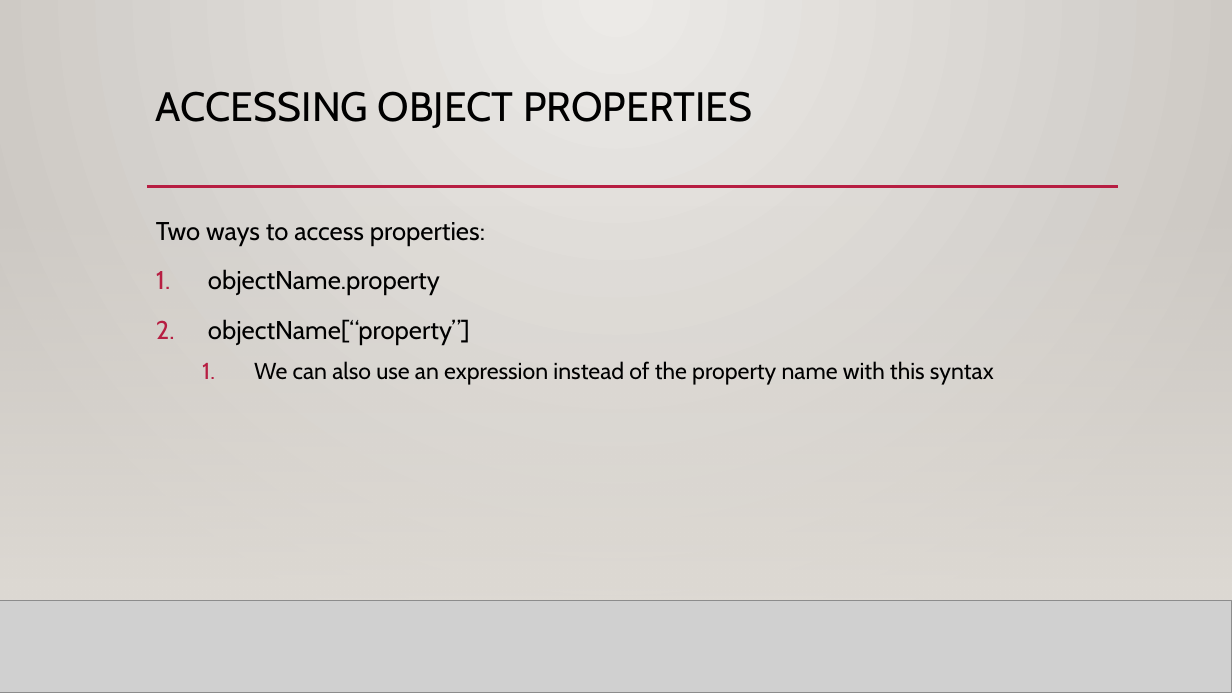
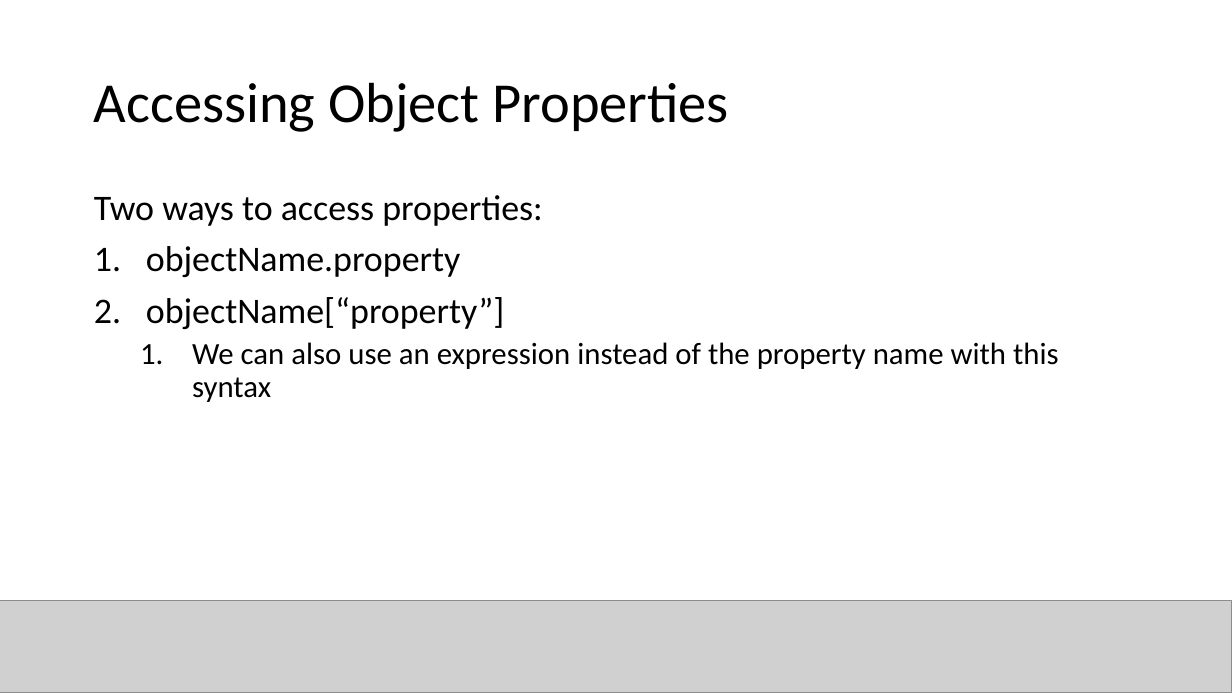
Before and after one commit to YWCANWIL-TechLab/Module11-Objects, a slide deck: slide 14 of slides/Module 11 - Objects.pptx. Drawn at 1232x693 pixels with LibreOffice and Linux fonts; fonts in the diff are those of the drawing; grey boxes stand for pictures; background and template pictures are left out. Boxes give left, top, right and bottom in pixels: in the first picture for what was removed or moved away, otherwise in the second. Text is boxed around its words. In the diff, an @@ line names an element or a change of style, - is before the commit and + after.

```diff
--- a/slides/Module 11 - Objects.pptx
+++ b/slides/Module 11 - Objects.pptx
@@ background gradient #ECEAE7 to #CAC7C1 to #FFFFFF @@
@@ title "Accessing Object Properties" at (94,82,729,132): vertical alignment top to middle @@
@@ title at (94,82,729,132): text changed; size 32 to 44 pt; font Cabin to Calibri @@
-ACCESSING OBJECT PROPERTIES
+Accessing Object Properties
@@ rectangle removed at (0,204,1232,619) @@
@@ text "Two ways to access properties:": place and size @@
-text "Two ways to access properties:" at (156,222,994,385)
+text "Two ways to access properties:" at (94,195,1059,402)
@@ text "Two ways to access properties:" at (94,195,1059,402): size 20 to 28 pt in "Two ways to access properties:", "objectName.property", "objectName[“property”]"; font Cabin to Calibri; size 18 to 24 pt in "We can also use an expression instead ..."; line spacing 1.2 to 0.9 @@
@@ line removed from (147, 187) to (1118, 187) @@
```
Also in this commit, not shown: 43 other slides changed, 8 other files.
